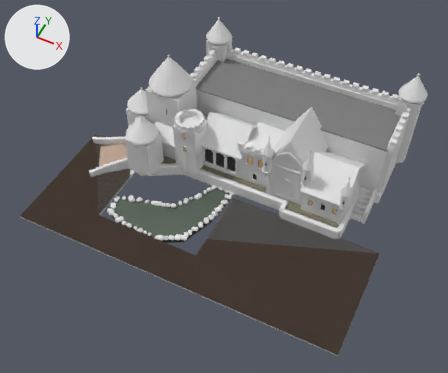
The FBX model models/AR_Zwavelstokjes/exports/MZ_stadje.fbx as it was, and as the next commit left it.
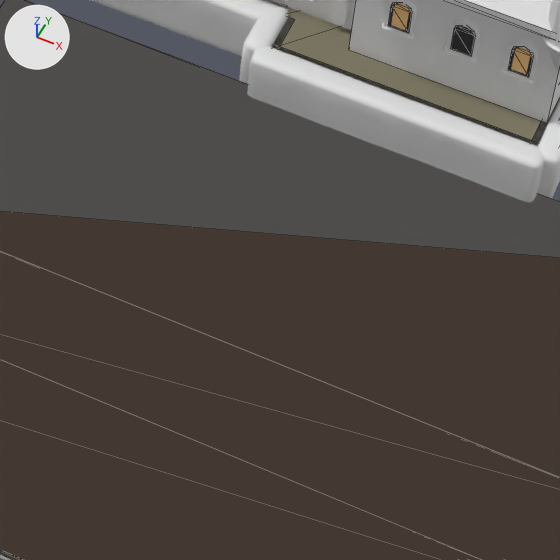
The first picture shows the older version from a 50 mm lens placed at (14.0, -37.0, 41.9), pointed at (-1.8, -5.4, 2.4). The close-ups show the older and then the newer version on the part from 52% to 76% of the width and 53% to 83% of the height of that picture. Only the edits that show in the close-ups are written down. The axes (+X, +Y, +Z) are drawn at upper left. The lights are the same throughout. The close-ups show mesh edges as thin lines.

Names of what the first close-up shows: 'COLL_14', 'COLL_22', 'static__MAT_donker_0', 'static__MAT_glasoranje_0', 'static__MAT_grond_0', 'static__MAT_klinker_0', 'static__TEX_natuursteen_0', 'static__TEX_pannen_0', 'static__TEX_stuc_3', 'static__TEX_stuc_4' and 4 more.
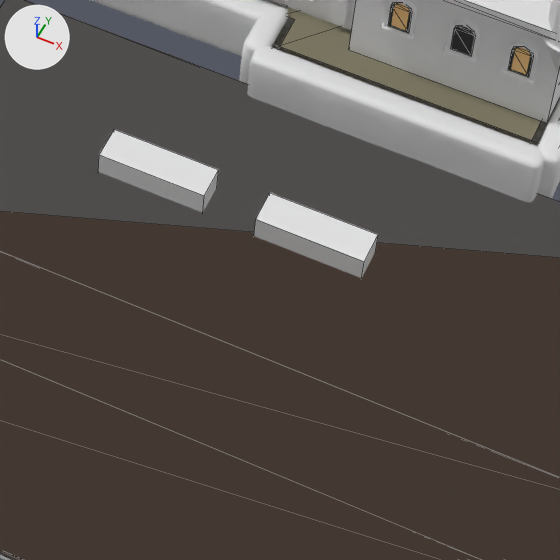
Changed parts and their boxes [x1, y1, x2, y2] in the close-ups (560 x 560 px):
'COLL_27', added
    after: [254, 193, 378, 278]
'COLL_28', added
    after: [98, 129, 219, 213]

Edits to the bpy script that builds the scene:
```text
Add me_coll_28:
    me_coll_28.from_pydata(...)  # a box spanning x 1.65..3.55, y -7.3..-6.7, z 0.0..0.5
    me_coll_28.materials.append(mat_mat_botsing)  # white #e7e7e7
Add me_coll_27:
    me_coll_27.from_pydata(...)  # a box spanning x 4.49..6.39, y -7.36..-6.76, z 0.0..0.5
    me_coll_27.materials.append(mat_mat_botsing)  # white #e7e7e7
Add ob_coll_28:
    ob_coll_28 = bpy.data.objects.new('COLL_28', me_coll_28)
    ob_coll_28.location = (0.0, 0.0, 0.0)
Add ob_coll_27:
    ob_coll_27 = bpy.data.objects.new('COLL_27', me_coll_27)
    ob_coll_27.location = (0.0, 0.0, 0.0)
```
